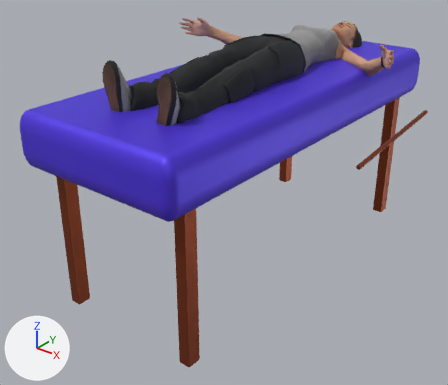
What one commit did to the glTF model assets/models/elif.glb.
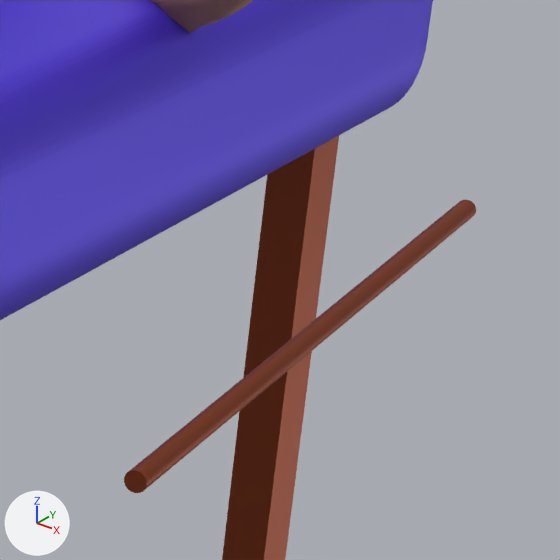
There are two pictures of each version: one whole from a 50 mm lens placed at (178.9, -167.6, 76.2), pointed at (-4.8, 62.0, -66.1), one close up on the part from 74% to 99% of the width and 18% to 48% of the height. Arrows for +X, +Y and +Z are at lower left; the lights stay in place. The last two pictures show the newer version. Where no turn or scale is listed for an object, it has been applied to the vertices.

The first close-up shows 'Cylinder', 'Karakter', 'yatak'.
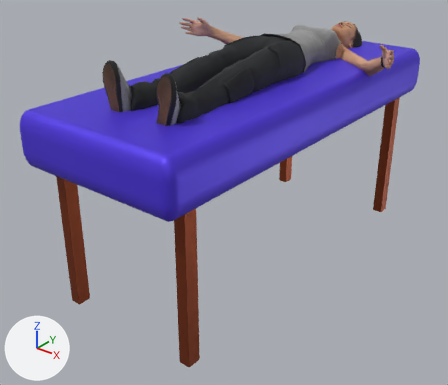
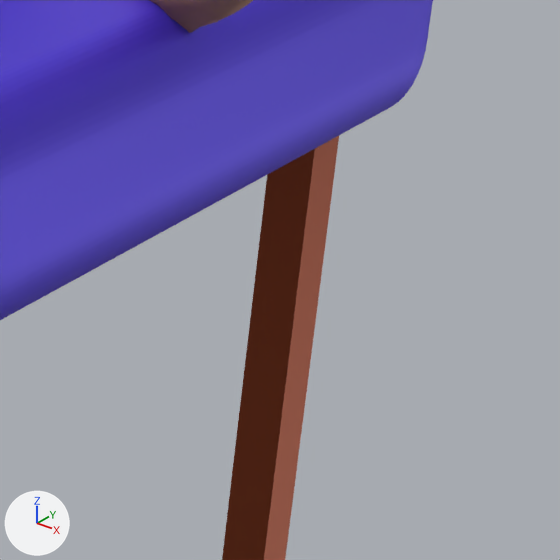
The change, as JSON lines over the scene's bpy script:
```json
{"op": "remove", "block": "ob_cylinder", "code": ["ob_cylinder = bpy.data.objects.new('Cylinder', me_cylinder)", "ob_cylinder.location = (75.5, 84.4, -22.7)"]}
```

What differs and where, as boxes [x1, y1, x2, y2] in the close-ups (560 x 560 px):
```json
{"object": "Cylinder", "change": "deleted", "before": [124, 200, 476, 493]}
```
